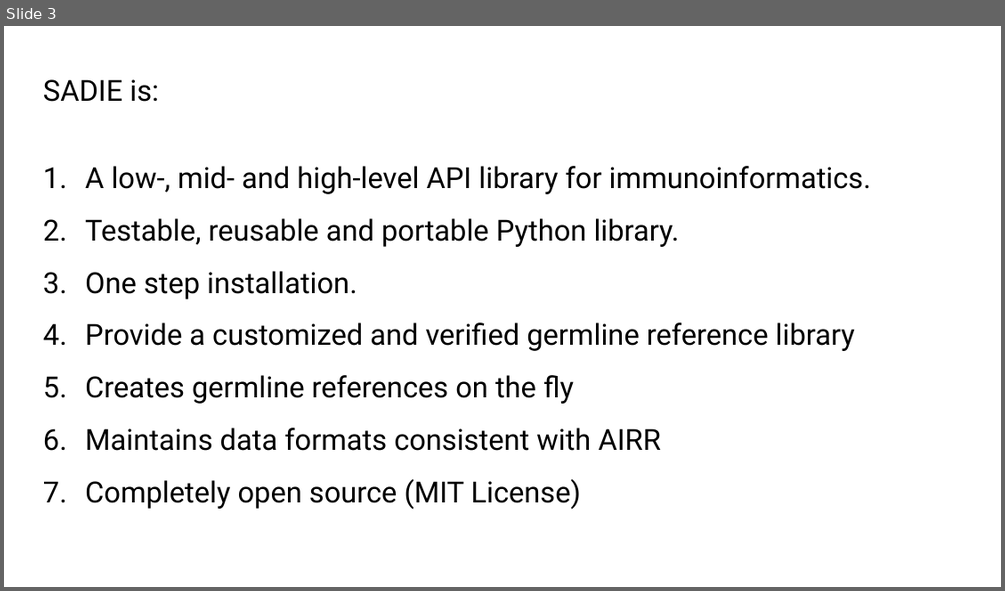
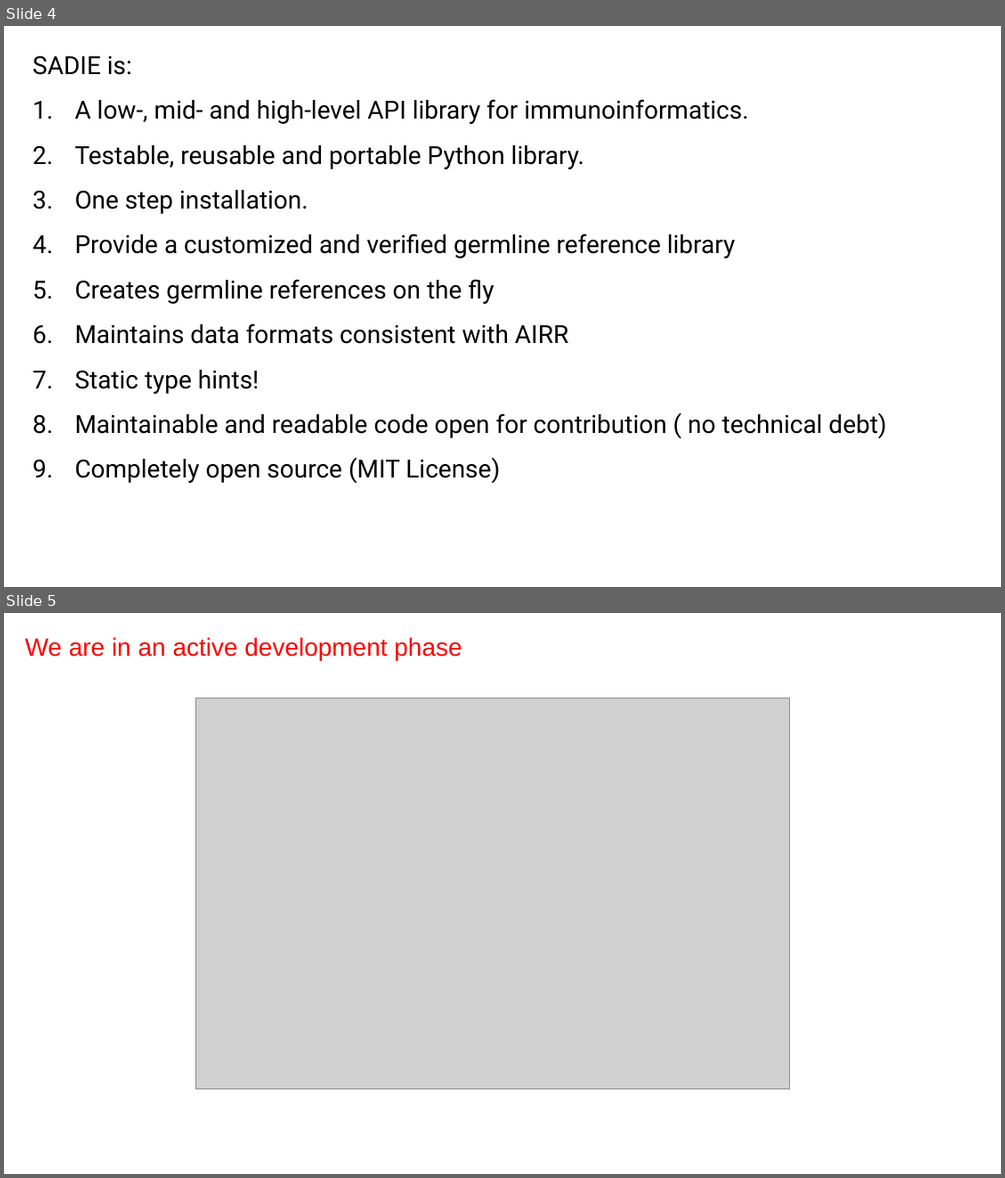
Before and after one commit to jwillis0720/sadie, a slide deck: notebooks/airr_c/SADIE_AIRR_C_2022.pptx. Shown one above the other, each under a label of ours: slide 3 before the commit, slides 4 and 5 after it. The pictures are 1005x591 and 1005x1178 pixels, drawn with LibreOffice and Linux fonts; fonts in the diff are those of the drawing; grey boxes stand for pictures. Boxes give left, top, right and bottom in pixels: in the first picture for what was removed or moved away, otherwise in the second. Text is boxed around its words. In the diff, an @@ line names an element or a change of style, - is before the commit and + after.

Commit message:
update sadie demo

```diff
--- a/notebooks/airr_c/SADIE_AIRR_C_2022.pptx
+++ b/notebooks/airr_c/SADIE_AIRR_C_2022.pptx
@@ slide 5 added at [4,613,1001,1174], background #FFFFFF @@
@@ text added at [25,637,461,660], 24 pt, text #FF0000 @@
+We are in an active development phase
@@ picture added at [195,698,789,1088] @@
@@ what was slide 3 is now slide 4 @@
@@ slide 4 changed as well @@
@@ text "SADIE is:": place and size @@
-text "SADIE is:" at [43,79,871,509]
+text "SADIE is:" at [32,55,886,483]
@@ text at [32,55,748,483]: size 28 to 24 pt in "SADIE is:", "A low-, mid- and high-level API library ...", "Testable, reusable and portable Python library.", "One step installation." and 4 more places @@
@@ text at [75,370,886,438]: paragraphs added @@
+7. Static type hints!
+8. Maintainable and readable code open for contribution ( no technical debt)
```
Also in this commit, not shown: 1 other slide changed, 2 other slides added, 1 slide removed, 1 other file.
